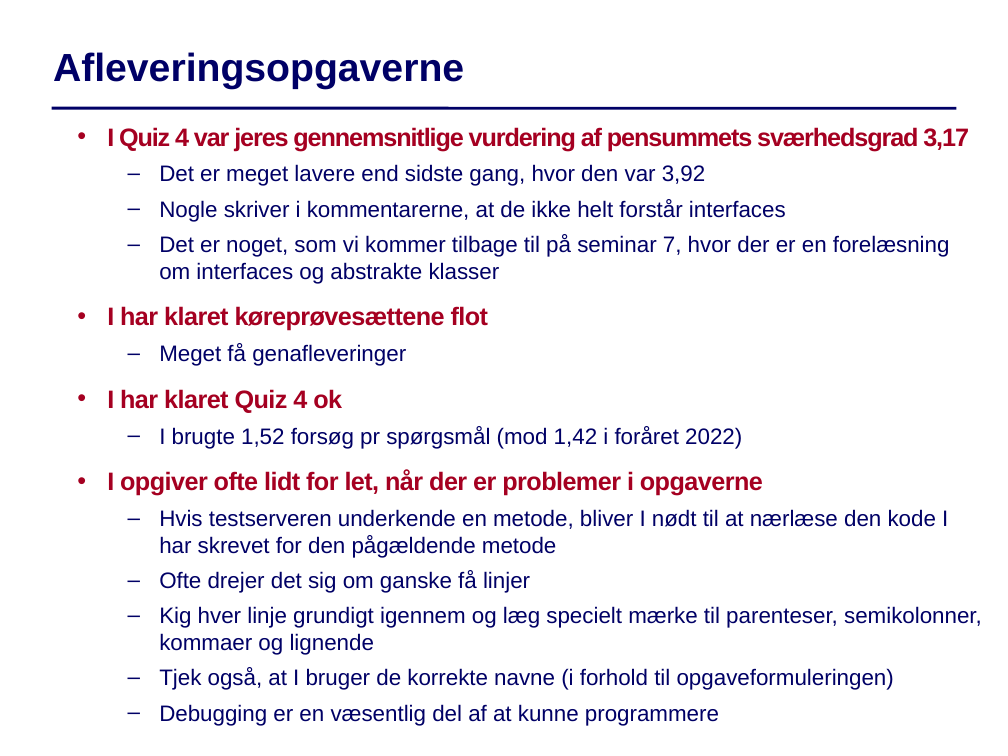
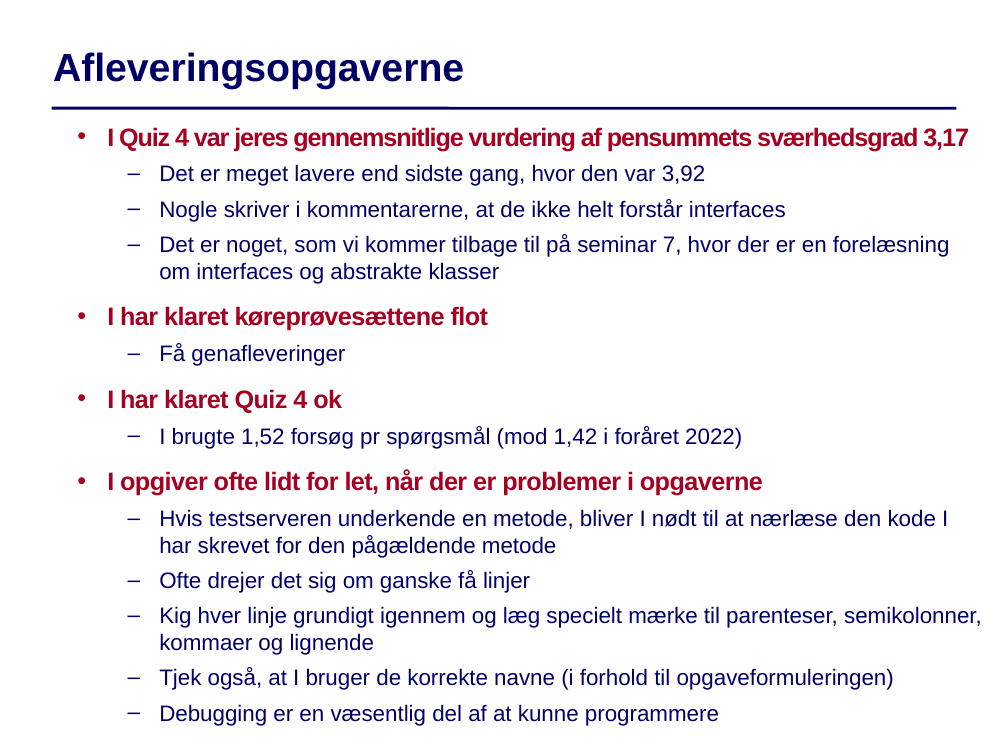
Before and after one commit to IntProgAU/Materiale, a slide deck: slide 3 of web/g22/status/Status5.pptx. Drawn at 1008x756 pixels with LibreOffice and Linux fonts; fonts in the diff are those of the drawing. Boxes give left, top, right and bottom in pixels: in the first picture for what was removed or moved away, otherwise in the second. Text is boxed around its words. In the diff, an @@ line names an element or a change of style, - is before the commit and + after.

```diff
--- a/web/g22/status/Status5.pptx
+++ b/web/g22/status/Status5.pptx
@@ text at <box>159,343,345,366</box>: text changed @@
-  – Meget få genafleveringer
+  – Få genafleveringer
```
Also in this commit, not shown: 2 other slides changed.
